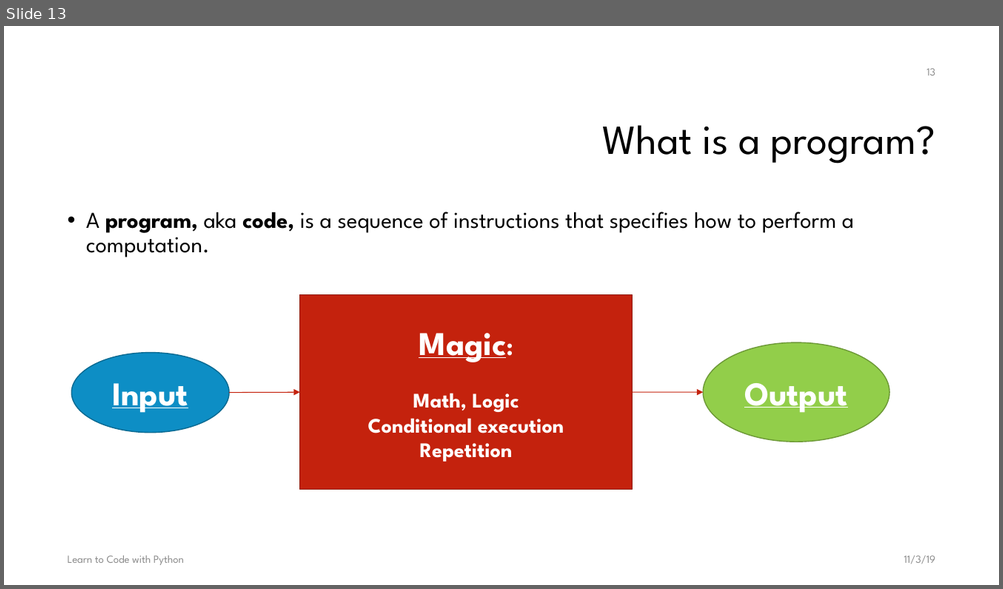
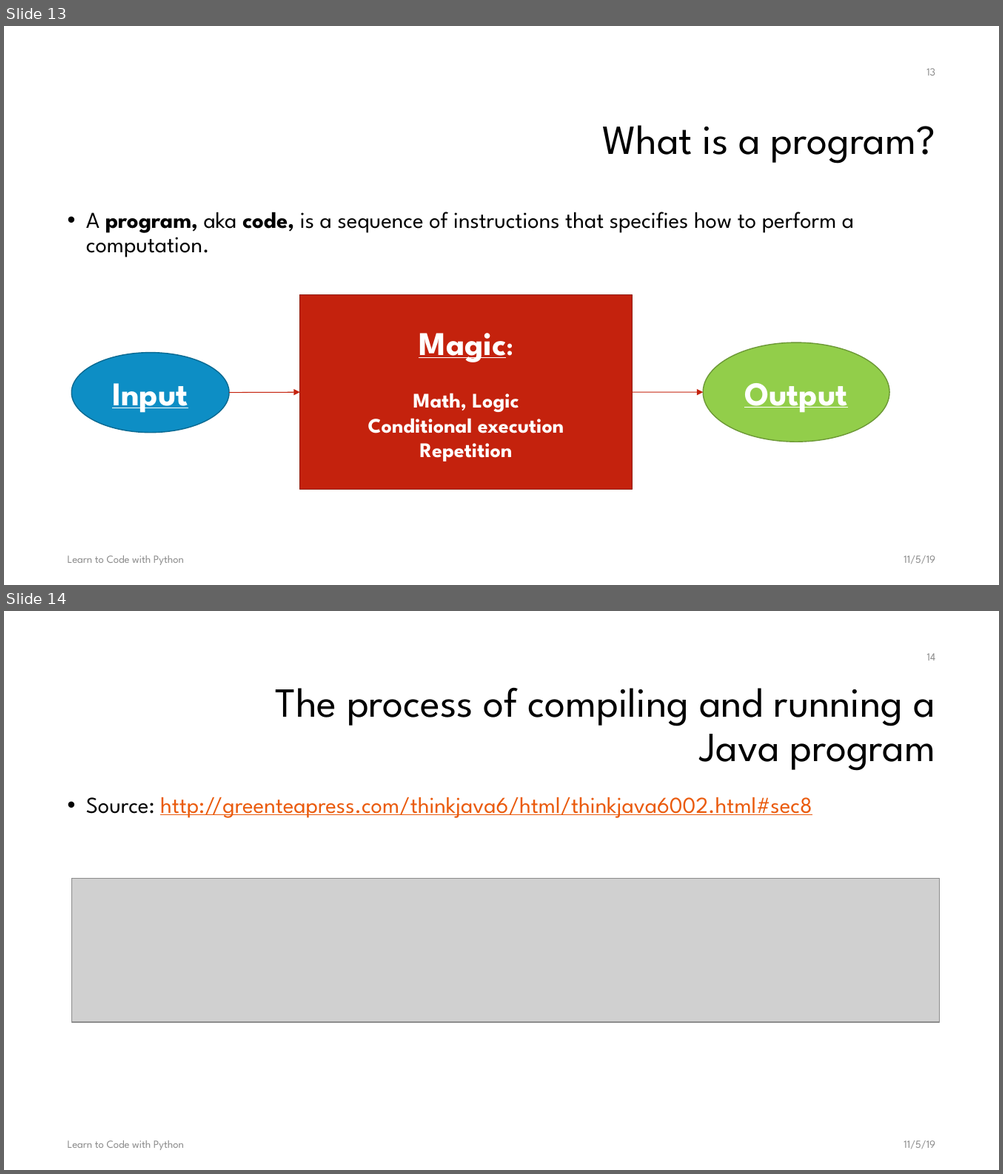
Before and after one commit to chiachang100/LearnToCodeWithPython, a slide deck: docs/LearnToCodeWithPython.pptx. Shown one above the other, each under a label of ours: slide 13 before the commit, slides 13 and 14 after it. The pictures are 1003x589 and 1003x1174 pixels, drawn with LibreOffice and Linux fonts; fonts in the diff are those of the drawing; grey boxes stand for pictures; background and template pictures are left out. Boxes give left, top, right and bottom in pixels: in the first picture for what was removed or moved away, otherwise in the second. Text is boxed around its words. In the diff, an @@ line names an element or a change of style, - is before the commit and + after.

```diff
--- a/docs/LearnToCodeWithPython.pptx
+++ b/docs/LearnToCodeWithPython.pptx
@@ slide 14 added at [4,611,999,1170], background #FFFFFF @@
@@ page number added at [927,653,936,661], 10.5 pt, text #8C8C8C @@
+14
@@ title added at [275,687,935,771], 40 pt, text #000000 @@
+The process of compiling and running a Java program
@@ text added at [86,797,812,818], 22 pt, text #EA5A0C, underline @@
+• Source: http://greenteapress.com/thinkjava6/html/thinkjava6002.html#sec8
@@ picture added at [72,879,939,1023] @@
@@ text added at [68,1141,184,1150], 10.5 pt, text #8C8C8C @@
+Learn to Code with Python
@@ text added at [903,1141,935,1149], 10.5 pt, text #8C8C8C @@
+11/5/19
@@ slide 13 changed as well @@
@@ text at [903,556,935,564]: text changed @@
-11/3/19
+11/5/19
```
Also in this commit, not shown: 143 other slides changed, 1 other slide added, 1 other file.
